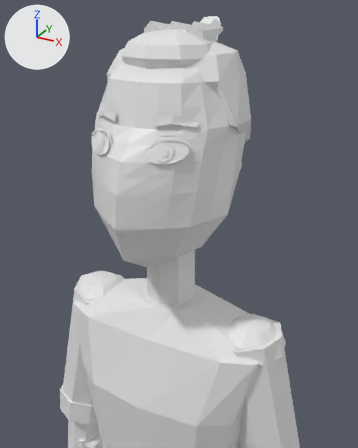
The Blender file lba2-remaster/art/characters/cast_poly_arthur.blend: old version first, new version second.
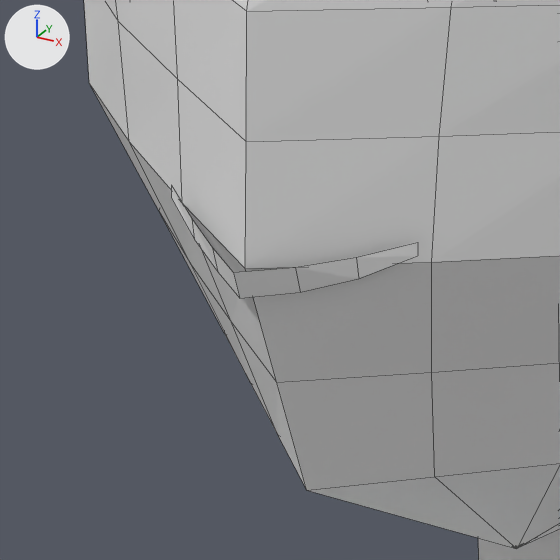
The first picture shows the older version from a camera (50 mm lens) standing at (0.394, -0.687, 1.757) and looking at (0.076, -0.109, 1.467). The close-ups show the older and then the newer version on the part from 23% to 44% of the width and 43% to 60% of the height of that picture. Only the edits that show in the close-ups are written down. The lights are fixed; the arrows at upper left show +X, +Y and +Z. The close-ups show mesh edges as thin lines.

The first close-up shows 'arthur_head', 'arthur_mouth', 'arthur_neck'.
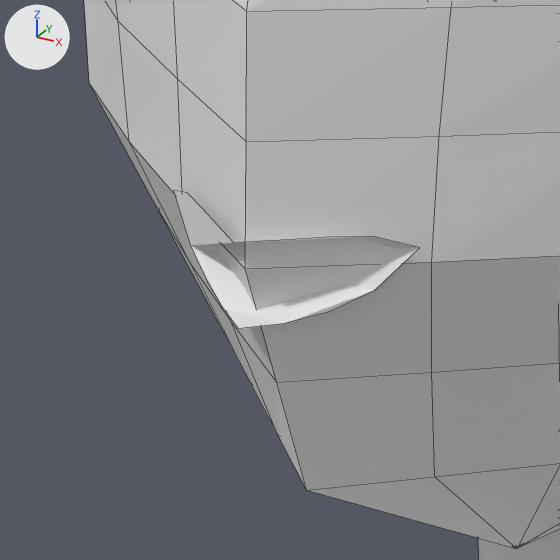
Edits to the bpy script that builds the scene:
```text
Change me_arthur_mouth:
    used by ob_arthur_mouth; location = (0.0, 0.0, 0.0)
    remove me_arthur_mouth.from_pydata(...)  # 14 vertices, 6 faces; spans x -0.0296..0.0296, y -0.1648..-0.1445, z 1.4556..1.4666
    add me_arthur_mouth.from_pydata(...)  # 18 vertices, 1 face; spans x -0.0296..0.0296, y -0.1642..-0.144, z 1.4495..1.4682
    me_arthur_mouth part 1: the whole mesh is rebuilt
```

Location of each change, [x1, y1, x2, y2] in pixels of the close-ups (560 x 560 px):
'arthur_mouth', reshaped (22% taller)
    before: [171, 185, 418, 298]
    after: [173, 190, 419, 328]
